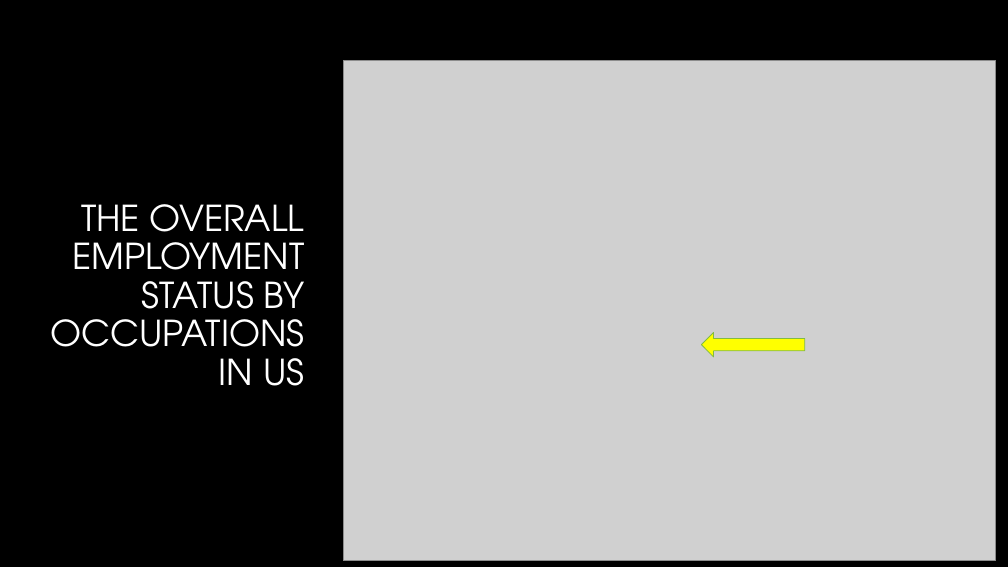
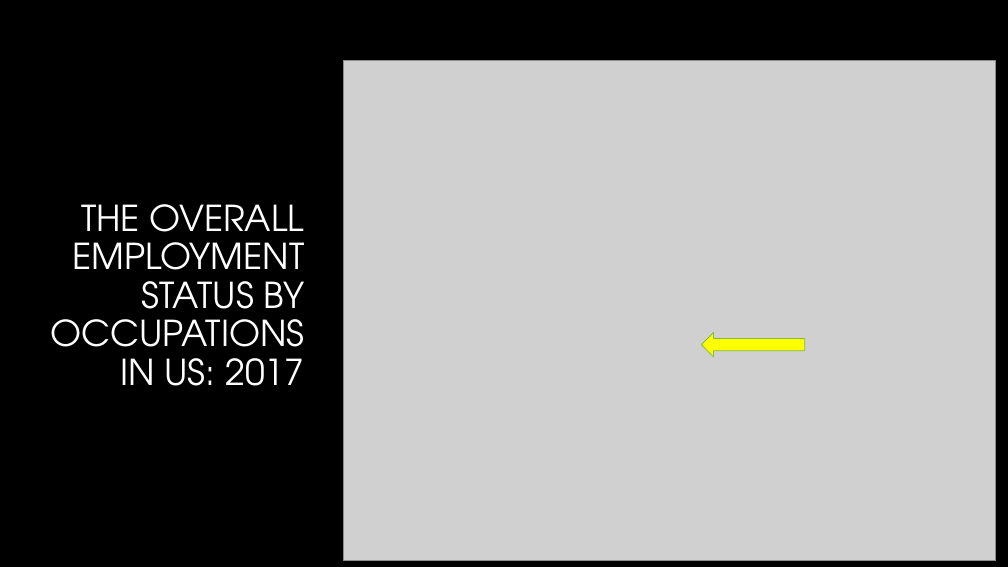
Before and after one commit to WCW789/Project1, a slide deck: slide 9 of Group_5_Presentation.pptx. Drawn at 1008x567 pixels with LibreOffice and Linux fonts; fonts in the diff are those of the drawing; grey boxes stand for pictures; background and template pictures are left out. Boxes give left, top, right and bottom in pixels: in the first picture for what was removed or moved away, otherwise in the second. Text is boxed around its words. In the diff, an @@ line names an element or a change of style, - is before the commit and + after.

```diff
--- a/Group_5_Presentation.pptx
+++ b/Group_5_Presentation.pptx
@@ title at bbox=[50, 204, 305, 386]: text changed @@
-THE OVERALL EMPLOYMENT STATUS BY OCCUPATIONS IN US
+THE OVERALL EMPLOYMENT STATUS BY OCCUPATIONS IN US: 2017
```
Also in this commit, not shown: 6 other slides changed, 1 other file.
